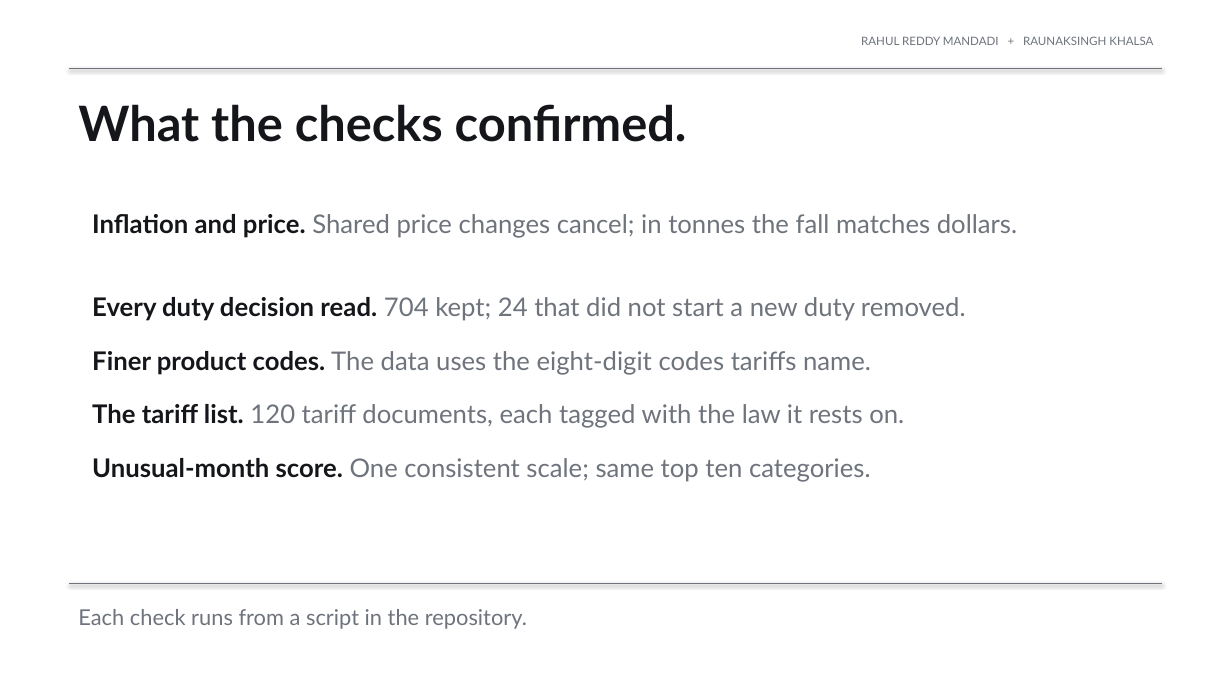
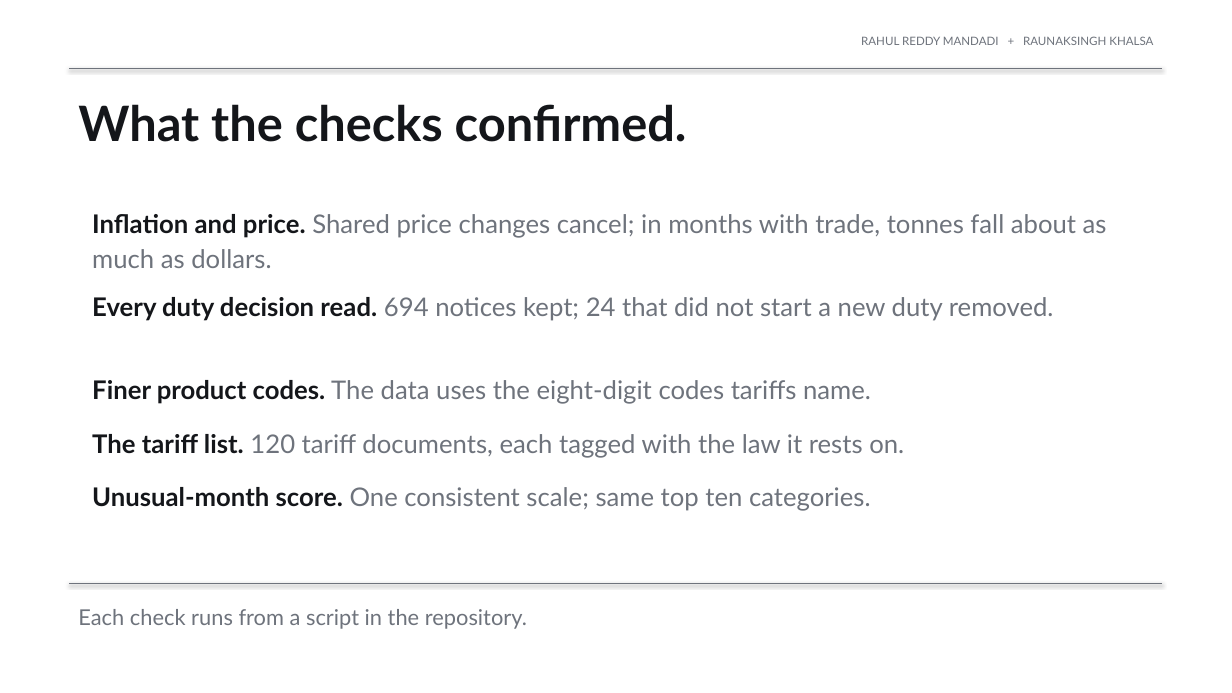
Before and after one commit to rahul-mandadi/tariff-rush, a slide deck: slide 12 of slides/Mandadi_Khalsa_Presentation2_v2.pptx. Drawn at 1232x693 pixels with LibreOffice and Linux fonts; fonts in the diff are those of the drawing. Boxes give left, top, right and bottom in pixels: in the first picture for what was removed or moved away, otherwise in the second. Text is boxed around its words. In the diff, an @@ line names an element or a change of style, - is before the commit and + after.

```diff
--- a/slides/Mandadi_Khalsa_Presentation2_v2.pptx
+++ b/slides/Mandadi_Khalsa_Presentation2_v2.pptx
@@ text at [92,214,1107,268]: text changed @@
-Inflation and price. Shared price changes cancel; in tonnes the fall matches dollars.
+Inflation and price. Shared price changes cancel; in months with trade, tonnes fall about as much as dollars.
@@ text at [92,297,1054,321]: text changed @@
-Every duty decision read. 704 kept; 24 that did not start a new duty removed.
+Every duty decision read. 694 notices kept; 24 that did not start a new duty removed.
@@ 3 texts: place and size @@
-3 texts at [92,351,904,482]
+3 texts at [92,380,904,511]
```
Also in this commit, not shown: 1 other slide changed, 7 other files.
